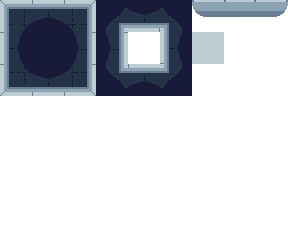
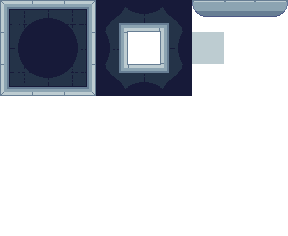
Two versions of the same layered image (288x236). Layer-by-layer changes:
painted on "Example copy 3" over (x1=192, y1=0, x2=288, y2=17)
painted on "Layer 12 copy" over (x1=127, y1=0, x2=195, y2=65)
added layer "Layer 17" in group "BaseTiles" over (x1=0, y1=0, x2=128, y2=96)
